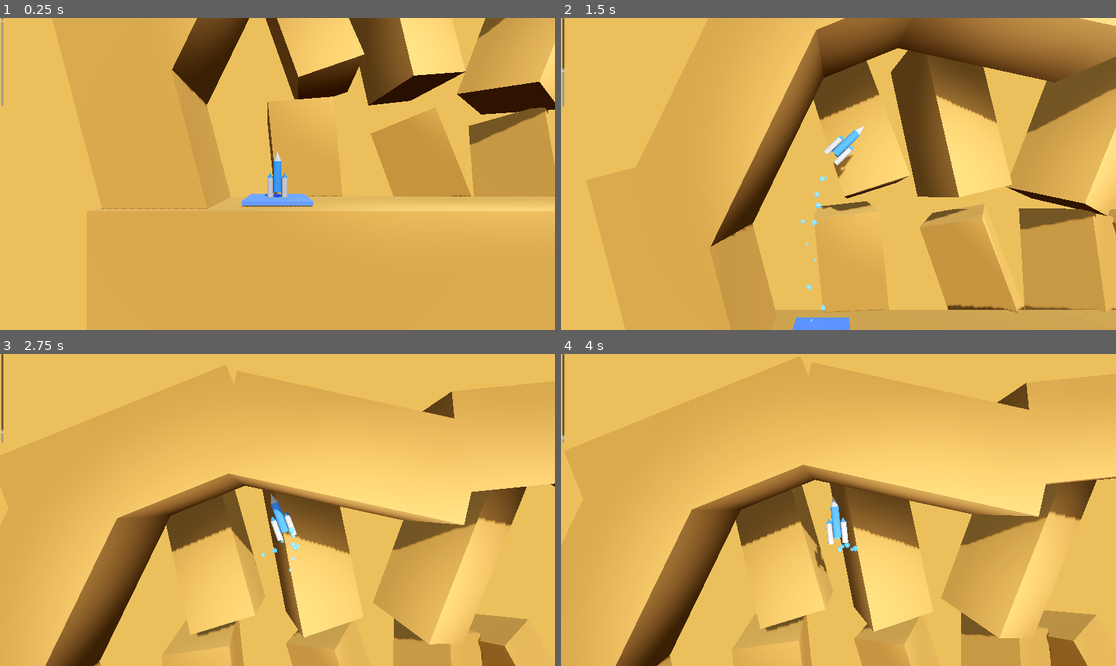
Above: before the commit, frames 1-4 (two rows, left to right).
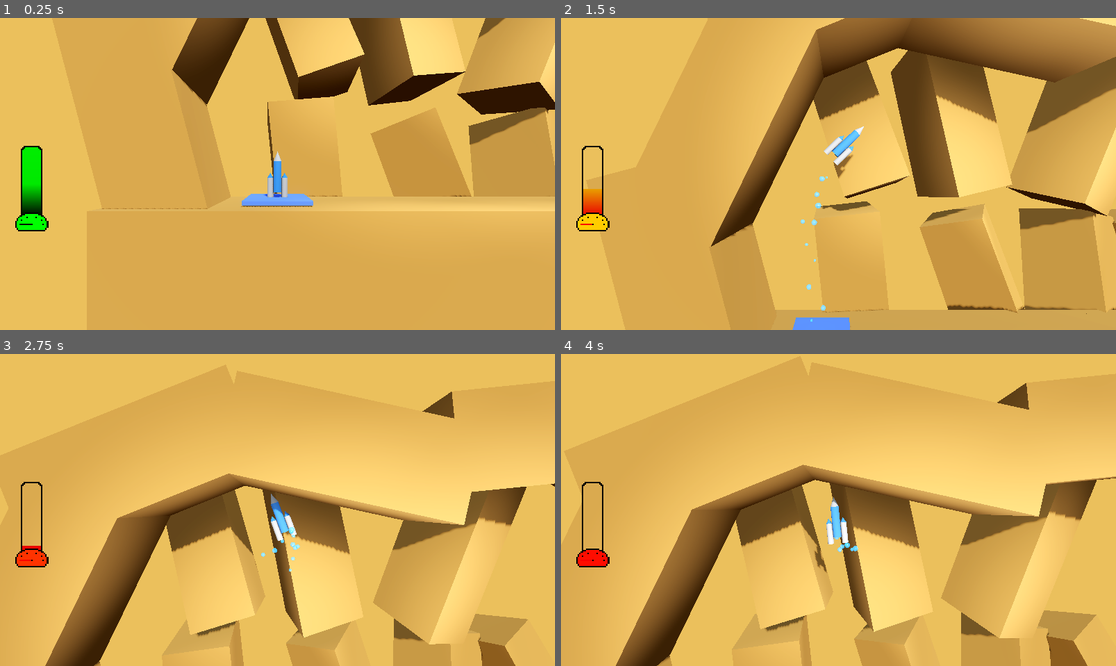
Above: after the commit, the same moments.

Repository: OutwardLightStudio/nexus
Game: Godot game, scene res://levels/level.tscn
Same seed, same stepped clock (60 frames per second), same inputs: the game is played once before the commit and once after it.
Inputs:
- Up to frame 1 (0.25 s): no input
- Up to frame 2 (1.5 s): hold D (rotate_right) 0.53-1.28 s; tap E (boost) at 0.6, 1.35 s; hold A (rotate_left) from 1.28 s (still down)
- Up to frame 3 (2.75 s): release A (rotate_left) at 2.03 s; hold D (rotate_right) from 2.03 s (still down); tap E (boost) at 2.1 s
- Up to frame 4 (4 s): release D (rotate_right) at 2.78 s; hold Space (thrust) 2.78-3.53 s; tap E (boost) at 2.85, 3.6 s; hold A (rotate_left) from 3.53 s (still down)

The runs differ from the first frame. In frame 1, 1.2% of the frame differs, in the area x 0-9%, y 0-69%; in frame 2, 0.8%; in frame 3, 0.6%; in frame 4, 0.5%.

Commit message:
Added fuel gauge and a few levels (LEVELS DONE BY Max2584)

Diff:
--- /dev/null
+++ b/levels/level_10.tscn
@@ -0,0 +1,73 @@
+[gd_scene load_steps=10 format=3 uid="uid://1g2edcsu5lig"]
+
+[ext_resource type="Script" path="res://levels/landing_pad.gd" id="1_20xue"]
+[ext_resource type="PackedScene" uid="uid://brs3why3rugsi" path="res://scenes/player/player.tscn" id="2_qcri4"]
+[ext_resource type="PackedScene" uid="uid://it6majhd2sqd" path="res://scenes/environment_test.tscn" id="3_cvm7e"]
+[ext_resource type="PackedScene" uid="uid://bexur4xjjutc" path="res://scenes/moving_hazard.tscn" id="4_hlgjm"]
+[ext_resource type="PackedScene" uid="uid://7e87dwxuo4u2" path="res://scenes/sliding_door.tscn" id="7_tpcfo"]
+[ext_resource type="PackedScene" uid="uid://bwwd8ds1by6v4" path="res://scenes/trigger_pad.tscn" id="8_8on0t"]
+
+[sub_resource type="StandardMaterial3D" id="StandardMaterial3D_340e8"]
+albedo_color = Color(0.28975, 0.408702, 1, 1)
+
+[sub_resource type="StandardMaterial3D" id="StandardMaterial3D_ev7sl"]
+albedo_color = Color(0, 0.737255, 0.321569, 1)
+
+[sub_resource type="StandardMaterial3D" id="StandardMaterial3D_ljric"]
+albedo_color = Color(0.348827, 0.433489, 0.944039, 1)
+
+[node name="Level" type="Node3D"]
+
+[node name="LaunchPad" type="CSGBox3D" parent="."]
+transform = Transform3D(1, 0, 0, 0, 1, 0, 0, 0, 1, -27.2172, 0.1, 0.005)
+use_collision = true
+size = Vector3(3, 0.2, 3)
+material = SubResource("StandardMaterial3D_340e8")
+
+[node name="LandingPad" type="CSGBox3D" parent="." groups=["Goal"]]
+transform = Transform3D(1, 0, 0, 0, 1, 0, 0, 0, 1, 27.9329, 7.71697, 0)
+use_collision = true
+size = Vector3(3, 0.2, 3)
+material = SubResource("StandardMaterial3D_ev7sl")
+script = ExtResource("1_20xue")
+file_path = "res://levels/level.tscn"
+
+[node name="Obstacle2" type="CSGBox3D" parent="."]
+transform = Transform3D(-0.00792368, -4.371e-08, -0.999969, -0.999969, 3.46355e-10, 0.00792368, 0, 1, -4.37114e-08, -17.2706, 6.75491, 0.0596962)
+use_collision = true
+size = Vector3(3, 5, 5.78076)
+material = SubResource("StandardMaterial3D_ljric")
+
+[node name="Obstacle3" type="CSGBox3D" parent="."]
+transform = Transform3D(-0.00792368, -4.371e-08, -0.999969, -0.999969, 3.46355e-10, 0.00792368, 0, 1, -4.37114e-08, 0.397038, 3.90832, 0.0283685)
+use_collision = true
+size = Vector3(3, 5, 5.78076)
+material = SubResource("StandardMaterial3D_ljric")
+
+[node name="Player" parent="." instance=ExtResource("2_qcri4")]
+transform = Transform3D(1, 0, 0, 0, 1, 0, 0, 0, 1, -27.2172, 1.2, 0.005)
+boost_duration = 0.3
+
+[node name="Floor2" parent="." instance=ExtResource("3_cvm7e")]
+transform = Transform3D(1, 0, 0, 0, 1, 0, 0, 0, 1, 0.308733, -4.00356, -0.527797)
+
+[node name="MovingHazard" parent="." instance=ExtResource("4_hlgjm")]
+transform = Transform3D(1, 0, 0, 0, 1, 0, 0, 0, 1, 0.566217, 8.05458, 0)
+desired_position = Vector3(0, 0, 7)
+transform_duration = 2.0
+
+[node name="SlidingDoor" parent="." instance=ExtResource("7_tpcfo")]
+transform = Transform3D(-4.37114e-08, 0, -1, 0, 1.87338, 0, 1, 0, -4.37114e-08, -13.8334, 9.17803, -0.493045)
+open_distance = 9.0
+
+[node name="TriggerPad" parent="." instance=ExtResource("8_8on0t")]
+transform = Transform3D(1, 0, 0, 0, 1, 0, 0, 0, 1, 0.354792, 5.39782, -0.379884)
+controlled_door_path = NodePath("../SlidingDoor")
+
+[node name="SlidingDoor2" parent="." instance=ExtResource("7_tpcfo")]
+transform = Transform3D(-4.37114e-08, 0, -1, 0, 1.87338, 0, 1, 0, -4.37114e-08, 23.1464, 8.55088, -0.493045)
+open_distance = 9.0
+
+[node name="TriggerPad2" parent="." instance=ExtResource("8_8on0t")]
+transform = Transform3D(1, 0, 0, 0, 1, 0, 0, 0, 1, -16.9333, 8.35971, -0.527797)
+controlled_door_path = NodePath("../SlidingDoor")
--- /dev/null
+++ b/levels/level_8.tscn
@@ -0,0 +1,71 @@
+[gd_scene load_steps=8 format=3 uid="uid://r184cg58e4ic"]
+
+[ext_resource type="Script" path="res://levels/landing_pad.gd" id="1_b261o"]
+[ext_resource type="PackedScene" uid="uid://brs3why3rugsi" path="res://scenes/player/player.tscn" id="2_2xark"]
+[ext_resource type="PackedScene" uid="uid://it6majhd2sqd" path="res://scenes/environment_test.tscn" id="3_he5db"]
+[ext_resource type="PackedScene" uid="uid://bexur4xjjutc" path="res://scenes/moving_hazard.tscn" id="4_06lua"]
+
+[sub_resource type="StandardMaterial3D" id="StandardMaterial3D_340e8"]
+albedo_color = Color(0.28975, 0.408702, 1, 1)
+
+[sub_resource type="StandardMaterial3D" id="StandardMaterial3D_ev7sl"]
+albedo_color = Color(0, 0.737255, 0.321569, 1)
+
+[sub_resource type="StandardMaterial3D" id="StandardMaterial3D_ljric"]
+albedo_color = Color(0.348827, 0.433489, 0.944039, 1)
+
+[node name="Level" type="Node3D"]
+
+[node name="LaunchPad" type="CSGBox3D" parent="."]
+transform = Transform3D(1, 0, 0, 0, 1, 0, 0, 0, 1, -27.2172, 0.1, 0.005)
+use_collision = true
+size = Vector3(3, 0.2, 3)
+material = SubResource("StandardMaterial3D_340e8")
+
+[node name="LandingPad" type="CSGBox3D" parent="." groups=["Goal"]]
+transform = Transform3D(1, 0, 0, 0, 1, 0, 0, 0, 1, 27.9329, 7.71697, 0)
+use_collision = true
+size = Vector3(3, 0.2, 3)
+material = SubResource("StandardMaterial3D_ev7sl")
+script = ExtResource("1_b261o")
+file_path = "res://levels/level.tscn"
+
+[node name="Obstacle" type="CSGBox3D" parent="."]
+transform = Transform3D(-0.00792368, -4.371e-08, -0.999969, -0.999969, 3.46355e-10, 0.00792368, 0, 1, -4.37114e-08, -19.234, 4.27634, -0.374578)
+use_collision = true
+size = Vector3(3, 8, 4.692)
+material = SubResource("StandardMaterial3D_ljric")
+
+[node name="Obstacle2" type="CSGBox3D" parent="."]
+transform = Transform3D(-0.00792368, -4.371e-08, -0.999969, -0.999969, 3.46355e-10, 0.00792368, 0, 1, -4.37114e-08, -19.234, 10.4346, -0.374578)
+use_collision = true
+size = Vector3(3, 8, 4.692)
+material = SubResource("StandardMaterial3D_ljric")
+
+[node name="Player" parent="." instance=ExtResource("2_2xark")]
+transform = Transform3D(1, 0, 0, 0, 1, 0, 0, 0, 1, -27.2172, 1.2, 0.005)
+boost_duration = 0.3
+
+[node name="Floor2" parent="." instance=ExtResource("3_he5db")]
+transform = Transform3D(1, 0, 0, 0, 1, 0, 0, 0, 1, 0.308733, -4.00356, -0.527797)
+
+[node name="MovingHazard" parent="." instance=ExtResource("4_06lua")]
+transform = Transform3D(1, 0, 0, 0, 1, 0, 0, 0, 1, -2.57231, 1.8113, 0)
+desired_position = Vector3(0, 7, 8)
+transform_duration = 2.0
+
+[node name="MovingHazard3" parent="MovingHazard" instance=ExtResource("4_06lua")]
+transform = Transform3D(1, 0, 0, 0, 1, 0, 0, 0, 1, 14.732, 0, 0)
+desired_position = Vector3(0, 8, 8)
+desired_rotation = Vector3(30, 360, 0)
+transform_duration = 2.0
+
+[node name="MovingHazard2" parent="MovingHazard" instance=ExtResource("4_06lua")]
+transform = Transform3D(1, 0, 0, 0, 1, 0, 0, 0, 1, -4.94459, 9.4833, 0)
+desired_position = Vector3(0, -7, 8)
+transform_duration = 2.0
+
+[node name="MovingHazard4" parent="MovingHazard" instance=ExtResource("4_06lua")]
+transform = Transform3D(1, 0, 0, 0, 1, 0, 0, 0, 1, 8.22318, 9.4833, 0)
+desired_position = Vector3(0, -8, 8)
+transform_duration = 2.0
--- /dev/null
+++ b/levels/level_9.tscn
@@ -0,0 +1,55 @@
+[gd_scene load_steps=8 format=3 uid="uid://b8yqt44eemis7"]
+
+[ext_resource type="Script" path="res://levels/landing_pad.gd" id="1_i22n3"]
+[ext_resource type="PackedScene" uid="uid://brs3why3rugsi" path="res://scenes/player/player.tscn" id="2_clmxp"]
+[ext_resource type="PackedScene" uid="uid://it6majhd2sqd" path="res://scenes/environment_test.tscn" id="3_u6xrj"]
+[ext_resource type="PackedScene" uid="uid://bexur4xjjutc" path="res://scenes/moving_hazard.tscn" id="4_wfssg"]
+
+[sub_resource type="StandardMaterial3D" id="StandardMaterial3D_340e8"]
+albedo_color = Color(0.28975, 0.408702, 1, 1)
+
+[sub_resource type="StandardMaterial3D" id="StandardMaterial3D_ev7sl"]
+albedo_color = Color(0, 0.737255, 0.321569, 1)
+
+[sub_resource type="StandardMaterial3D" id="StandardMaterial3D_ljric"]
+albedo_color = Color(0.348827, 0.433489, 0.944039, 1)
+
+[node name="Level" type="Node3D"]
+
+[node name="LaunchPad" type="CSGBox3D" parent="."]
+transform = Transform3D(1, 0, 0, 0, 1, 0, 0, 0, 1, -27.2172, 0.1, 0.005)
+use_collision = true
+size = Vector3(3, 0.2, 3)
+material = SubResource("StandardMaterial3D_340e8")
+
+[node name="LandingPad" type="CSGBox3D" parent="." groups=["Goal"]]
+transform = Transform3D(1, 0, 0, 0, 1, 0, 0, 0, 1, 27.9329, 7.71697, 0)
+use_collision = true
+size = Vector3(3, 0.2, 3)
+material = SubResource("StandardMaterial3D_ev7sl")
+script = ExtResource("1_i22n3")
+file_path = "res://levels/level.tscn"
+
+[node name="Obstacle" type="CSGBox3D" parent="."]
+transform = Transform3D(-0.00792368, -4.371e-08, -0.999969, -0.999969, 3.46355e-10, 0.00792368, 0, 1, -4.37114e-08, -4.34016, 4.27634, -0.12)
+use_collision = true
+size = Vector3(3, 8, 35)
+material = SubResource("StandardMaterial3D_ljric")
+
+[node name="Obstacle2" type="CSGBox3D" parent="."]
+transform = Transform3D(-0.00792368, -4.371e-08, -0.999969, -0.999969, 3.46355e-10, 0.00792368, 0, 1, -4.37114e-08, -4.34016, 10.4346, -0.12)
+use_collision = true
+size = Vector3(3, 8, 35)
+material = SubResource("StandardMaterial3D_ljric")
+
+[node name="Player" parent="." instance=ExtResource("2_clmxp")]
+transform = Transform3D(1, 0, 0, 0, 1, 0, 0, 0, 1, -27.2172, 1.2, 0.005)
+boost_duration = 0.3
+
+[node name="Floor2" parent="." instance=ExtResource("3_u6xrj")]
+transform = Transform3D(1, 0, 0, 0, 1, 0, 0, 0, 1, 0.308733, -4.00356, -0.527797)
+
+[node name="MovingHazard" parent="." instance=ExtResource("4_wfssg")]
+transform = Transform3D(1, 0, 0, 0, 1, 0, 0, 0, 1, 14.2862, 1.8113, 0)
+desired_position = Vector3(0, 7, 7)
+transform_duration = 2.0
--- a/project.godot
+++ b/project.godot
@@ -56,4 +56,5 @@
 
 [rendering]
 
+textures/canvas_textures/default_texture_filter=0
 textures/vram_compression/import_etc2_astc=true
--- a/scenes/environment_test.tscn
+++ b/scenes/environment_test.tscn
@@ -174,6 +174,8 @@
 size = Vector3(4, 10, 4)
 material = SubResource("StandardMaterial3D_lu2en")
 
+[node name="Node2D" type="Node2D" parent="Wall8"]
+
 [node name="WorldEnvironment" type="WorldEnvironment" parent="."]
 environment = SubResource("Environment_hx1ks")
 
--- /dev/null
+++ b/scenes/fuel_bar.gd
@@ -0,0 +1,11 @@
+extends TextureProgressBar
+
+
+# Called when the node enters the scene tree for the first time.
+func _ready():
+	pass # Replace with function body.
+
+
+# Called every frame. 'delta' is the elapsed time since the previous frame.
+func _process(delta):
+	pass
--- /dev/null
+++ b/scenes/fuel_slider.gd
@@ -0,0 +1 @@
+extends Node2D
--- a/scenes/fuel_slider.tscn
+++ b/scenes/fuel_slider.tscn
@@ -1,6 +1,35 @@
-[gd_scene format=3 uid="uid://bds3pc6arkgvv"]
+[gd_scene load_steps=6 format=3 uid="uid://bds3pc6arkgvv"]
 
-[node name="FuelSlider" type="VSlider"]
-offset_right = 17.0
-offset_bottom = 305.0
+[ext_resource type="Texture2D" uid="uid://b5wcn006sn2kw" path="res://assets/sprites/Fuel gauge - rocket game.png" id="1_ts72v"]
+[ext_resource type="Script" path="res://scenes/fuel_bar.gd" id="2_q6t1k"]
+
+[sub_resource type="Gradient" id="Gradient_64sbd"]
+offsets = PackedFloat32Array(0, 0.535211, 1)
+colors = PackedColorArray(0, 0.933333, 0, 1, 0.913725, 0.913725, 0.0156863, 1, 0.918317, 0.000424345, 0.058697, 1)
+
+[sub_resource type="GradientTexture2D" id="GradientTexture2D_i2gyu"]
+gradient = SubResource("Gradient_64sbd")
+width = 65
+height = 240
+fill_from = Vector2(0.5, 0)
+fill_to = Vector2(0.5, 1)
+metadata/_snap_enabled = true
+
+[sub_resource type="CanvasItemMaterial" id="CanvasItemMaterial_t4w6t"]
+
+[node name="FuelSlider" type="TextureProgressBar"]
+offset_left = 77.0
+offset_top = 447.0
+offset_right = 141.0
+offset_bottom = 815.0
+size_flags_horizontal = 3
 value = 100.0
+fill_mode = 2
+texture_progress = SubResource("GradientTexture2D_i2gyu")
+script = ExtResource("2_q6t1k")
+
+[node name="Sprite2D" type="Sprite2D" parent="."]
+material = SubResource("CanvasItemMaterial_t4w6t")
+position = Vector2(35.04, 130.45)
+scale = Vector2(5, 5)
+texture = ExtResource("1_ts72v")
--- a/scenes/player/fuel_controller.gd
+++ b/scenes/player/fuel_controller.gd
@@ -1,15 +1,22 @@
 extends Node3D
 class_name FuelController
 
+
 signal fuel_depleted
-signal boost_fuel_consumed  # New signal for when boost fuel is consumed
+signal boost_fuel_consumed  # Signal for when boost fuel is consumed
 
-@onready var fuel_slider: VSlider = $FuelSlider
+@onready var fuel_gauge: Node2D = $FuelGauge
+@onready var fuel_slider: TextureProgressBar = $FuelSlider
 @onready var parent: RocketController = get_parent() as RocketController
 
 const FUEL_OUT_CRASH_DELAY = 5.0
 var time_since_fuel_out: float = 0.0
 var is_fuel_depleted: bool = false
+
+# Colors for gradient
+var green_color: Color = Color(0, 1, 0)  # Green
+var yellow_color: Color = Color(1, 1, 0)  # Yellow
+var red_color: Color = Color(1, 0, 0)  # Red
 
 func _ready():
 	await get_tree().process_frame
@@ -20,7 +27,7 @@
 	if fuel_slider:
 		fuel_slider.max_value = max_fuel
 		fuel_slider.value = current_fuel
-		fuel_slider.editable = false
+		fuel_slider.fill_mode = TextureProgressBar.FILL_BOTTOM_TO_TOP  # Vertical fill mode
 
 func process(delta: float):
 	# Skip processing if already crashed or transitioning
@@ -55,6 +62,18 @@
 	if fuel_slider:
 		fuel_slider.value = current_fuel
 
+		# Calculate fuel percentage
+		var fuel_percentage: float = current_fuel / fuel_slider.max_value
+
+		# Gradually change the color of the bar
+		if fuel_percentage > 0.5:
+			# Green to Yellow (50% to 100%)
+			fuel_slider.modulate = green_color.lerp(yellow_color, (1.0 - fuel_percentage) * 2.0)
+		else:
+			# Yellow to Red (0% to 50%)
+			fuel_slider.modulate = yellow_color.lerp(red_color, (0.5 - fuel_percentage) * 2.0)
+
+
 func try_consume_boost_fuel() -> bool:
 	if parent.current_fuel >= parent.boost_fuel_cost:
 		parent.current_fuel -= parent.boost_fuel_cost
Binary file added: assets/sprites/Fuel gauge - rocket game.png
Not shown, added: assets/sprites/Fuel gauge - rocket game.png.import
